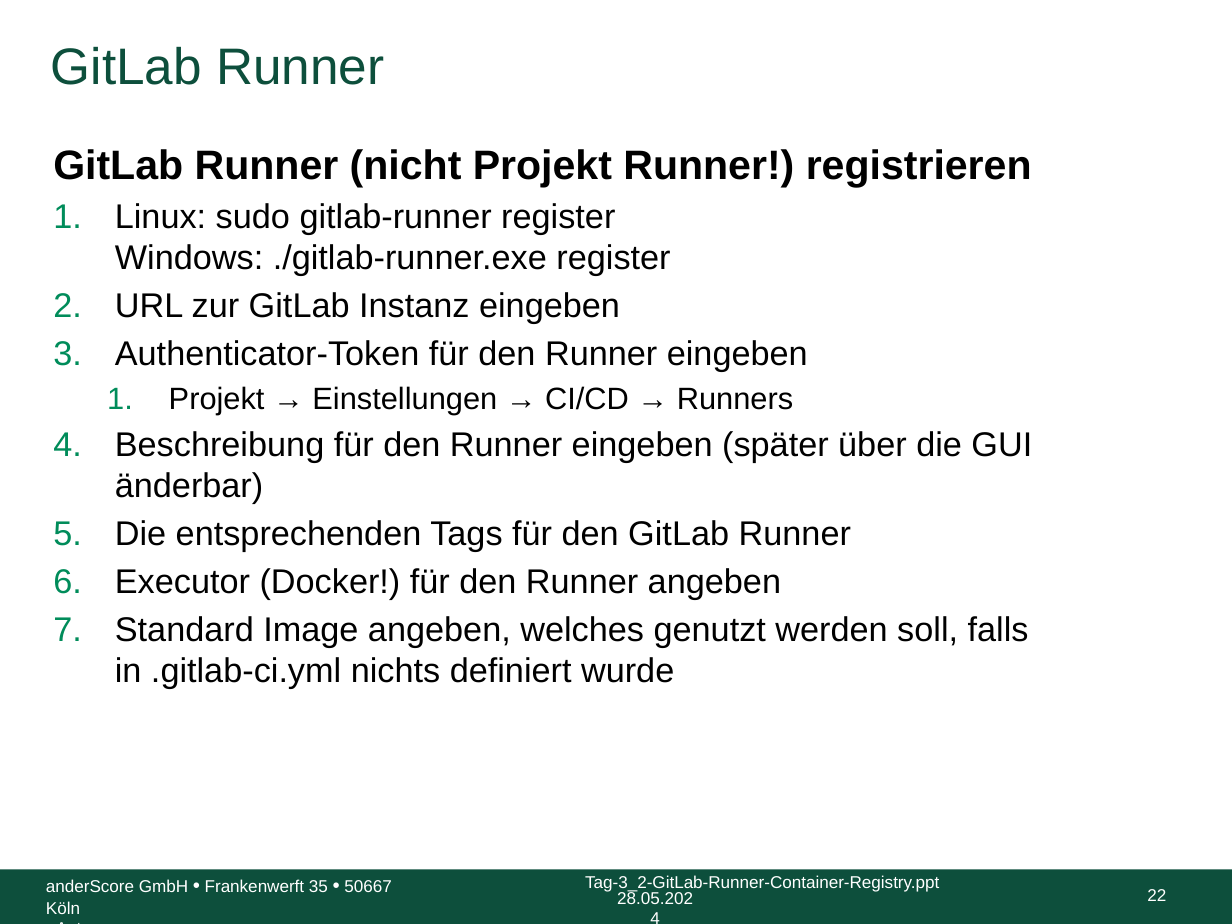
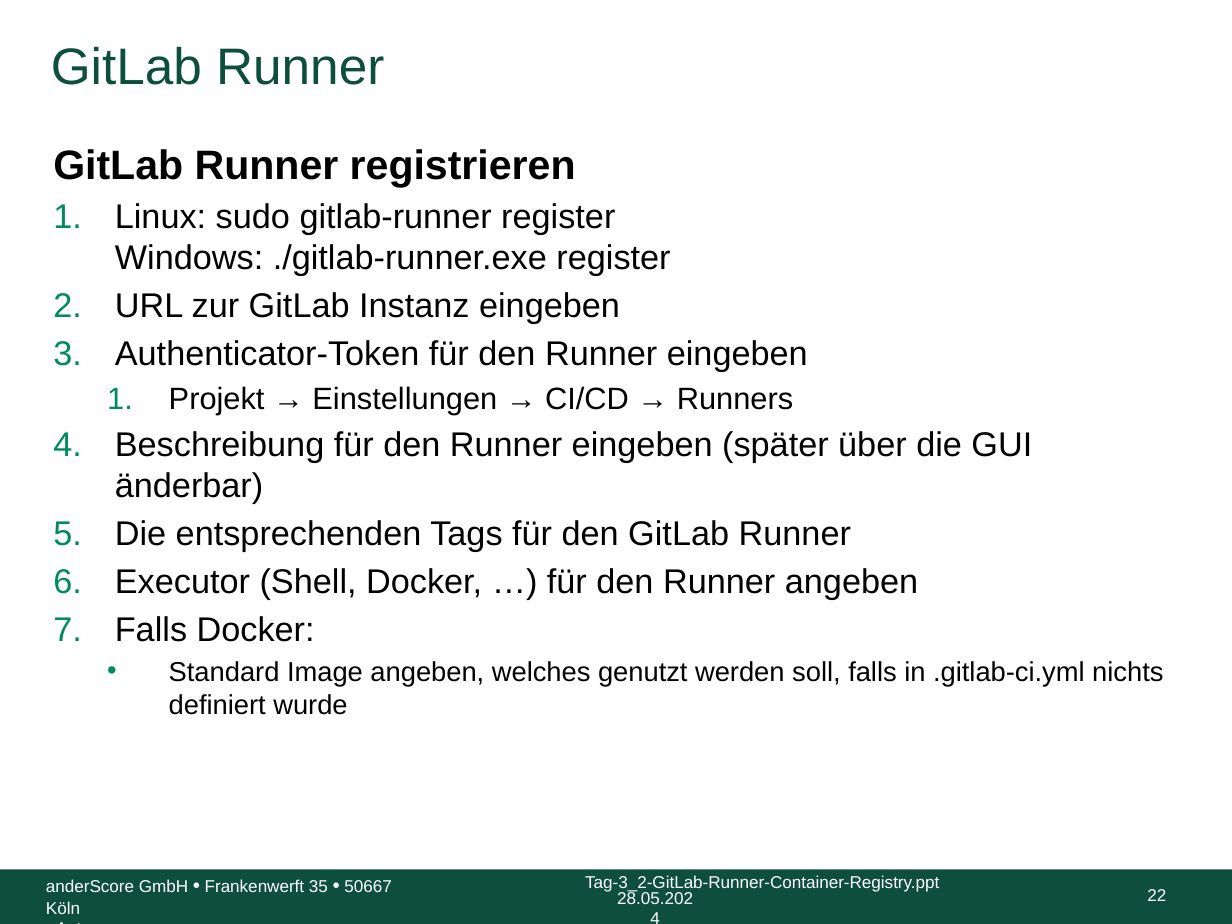
Before and after one commit to anderscore-gmbh/gitlab, a slide deck: slide 22 of slides/Tag-3_2-GitLab-Runner-Container-Registry.pptx. Drawn at 1232x924 pixels with LibreOffice and Linux fonts; fonts in the diff are those of the drawing; background and template pictures are left out. Boxes give left, top, right and bottom in pixels: in the first picture for what was removed or moved away, otherwise in the second. Text is boxed around its words. In the diff, an @@ line names an element or a change of style, - is before the commit and + after.

Commit message:
Tag-3_2: Register and configure runners

```diff
--- a/slides/Tag-3_2-GitLab-Runner-Container-Registry.pptx
+++ b/slides/Tag-3_2-GitLab-Runner-Container-Registry.pptx
@@ text at (53,149,576,187): text changed @@
-GitLab Runner (nicht Projekt Runner!) registrieren
+GitLab Runner registrieren
@@ text at (115,568,918,642): text changed @@
-6. Executor (Docker!) für den Runner angeben
+6. Executor (Shell, Docker, …) für den Runner angeben
+7. Falls Docker:
@@ text at (169,661,1163,715): size 20 to 16 pt in "Standard Image angeben, welches genutzt werden soll, ..."; bullet 1. to •; list level 1 to 2 in "Standard Image angeben, welches genutzt ..." @@
```
Also in this commit, not shown: 3 other slides changed.
